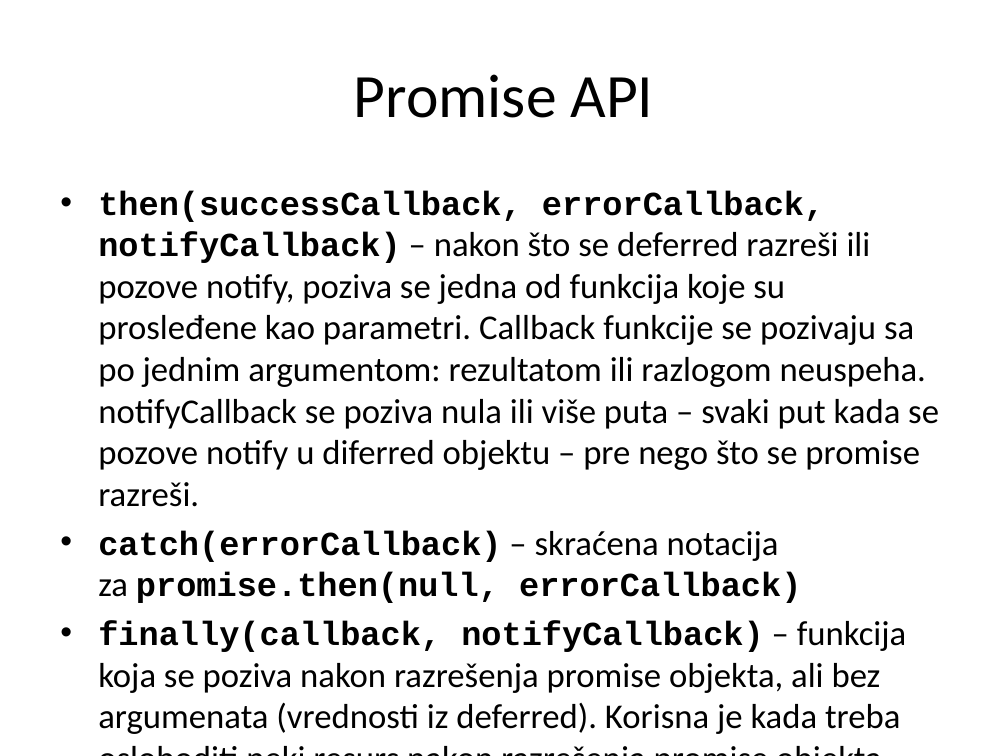
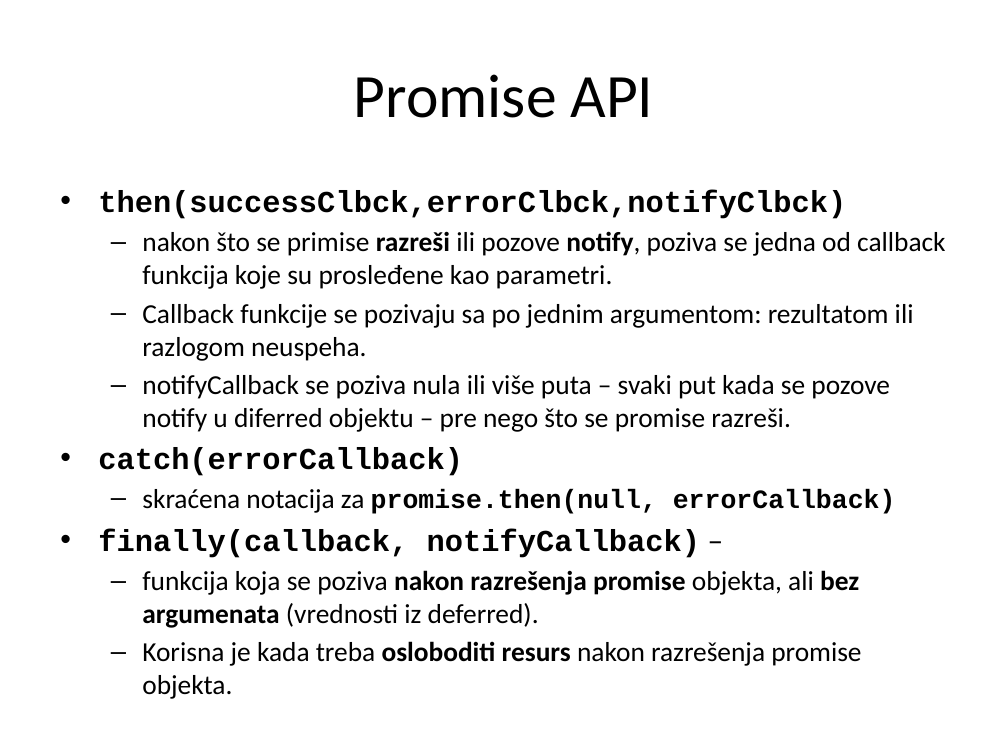
Before and after one commit to XWS2016/AngularJS, a slide deck: slide 25 of 01_Kontroleri/AngularJS_02_kontroleri.pptx (slide 22 before the commit). Drawn at 1008x756 pixels with LibreOffice and Linux fonts; fonts in the diff are those of the drawing. Boxes give left, top, right and bottom in pixels: in the first picture for what was removed or moved away, otherwise in the second. Text is boxed around its words. In the diff, an @@ line names an element or a change of style, - is before the commit and + after.

```diff
--- a/01_Kontroleri/AngularJS_02_kontroleri.pptx
+++ b/01_Kontroleri/AngularJS_02_kontroleri.pptx
@@ text at (98, 191, 945, 666): text changed; size 24.8 to 19.6 pt @@
-• then(successCallback, errorCallback, notifyCallback) – nakon što se deferred razreši ili pozove notify, poziva se jedna od funkcija koje su prosleđene kao parametri. Callback funkcije se pozivaju sa po jednim argumentom: rezultatom ili razlogom neuspeha. notifyCallback se poziva nula ili više puta – svaki put kada se pozove notify u diferred objektu – pre nego što se promise razreši.
-• catch(errorCallback) – skraćena notacija za promise.then(null, errorCallback)
-• finally(callback, notifyCallback) – funkcija koja se poziva nakon razrešenja promise objekta, ali bez argumenata (vrednosti iz deferred). Korisna je kada treba osloboditi neki resurs nakon razrešenja promise objekta.
+• then(successClbck,errorClbck,notifyClbck)
+  – nakon što se primise razreši ili pozove notify, poziva se jedna od callback funkcija koje su prosleđene kao parametri.
+  – Callback funkcije se pozivaju sa po jednim argumentom: rezultatom ili razlogom neuspeha.
+  – notifyCallback se poziva nula ili više puta – svaki put kada se pozove notify u diferred objektu – pre nego što se promise razreši.
+• catch(errorCallback)
+  – skraćena notacija za promise.then(null, errorCallback)
+• finally(callback, notifyCallback) –
+  – funkcija koja se poziva nakon razrešenja promise objekta, ali bez argumenata (vrednosti iz deferred).
+  – Korisna je kada treba osloboditi resurs nakon razrešenja promise objekta.
```
Also in this commit, not shown: 8 other slides changed, 3 slides added, 47 other files.
